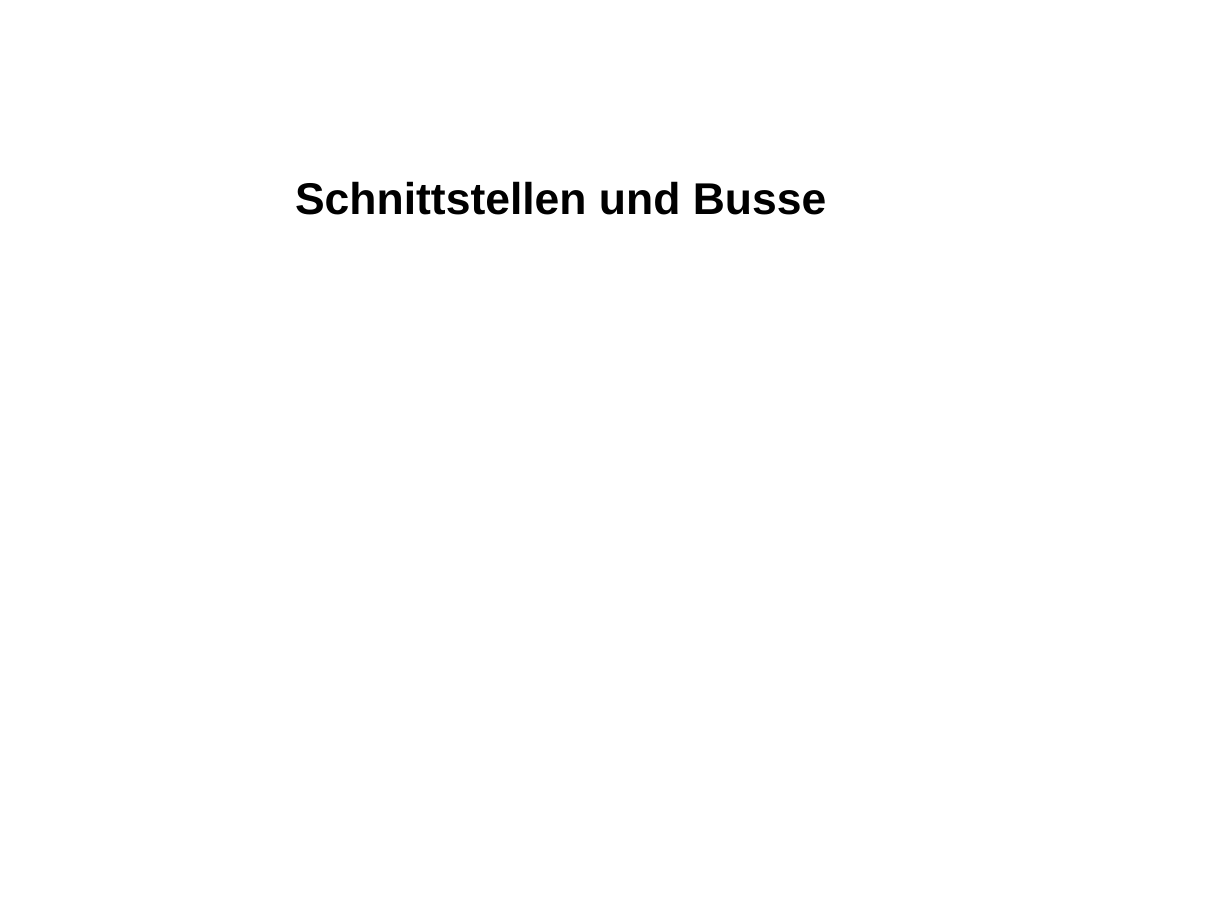
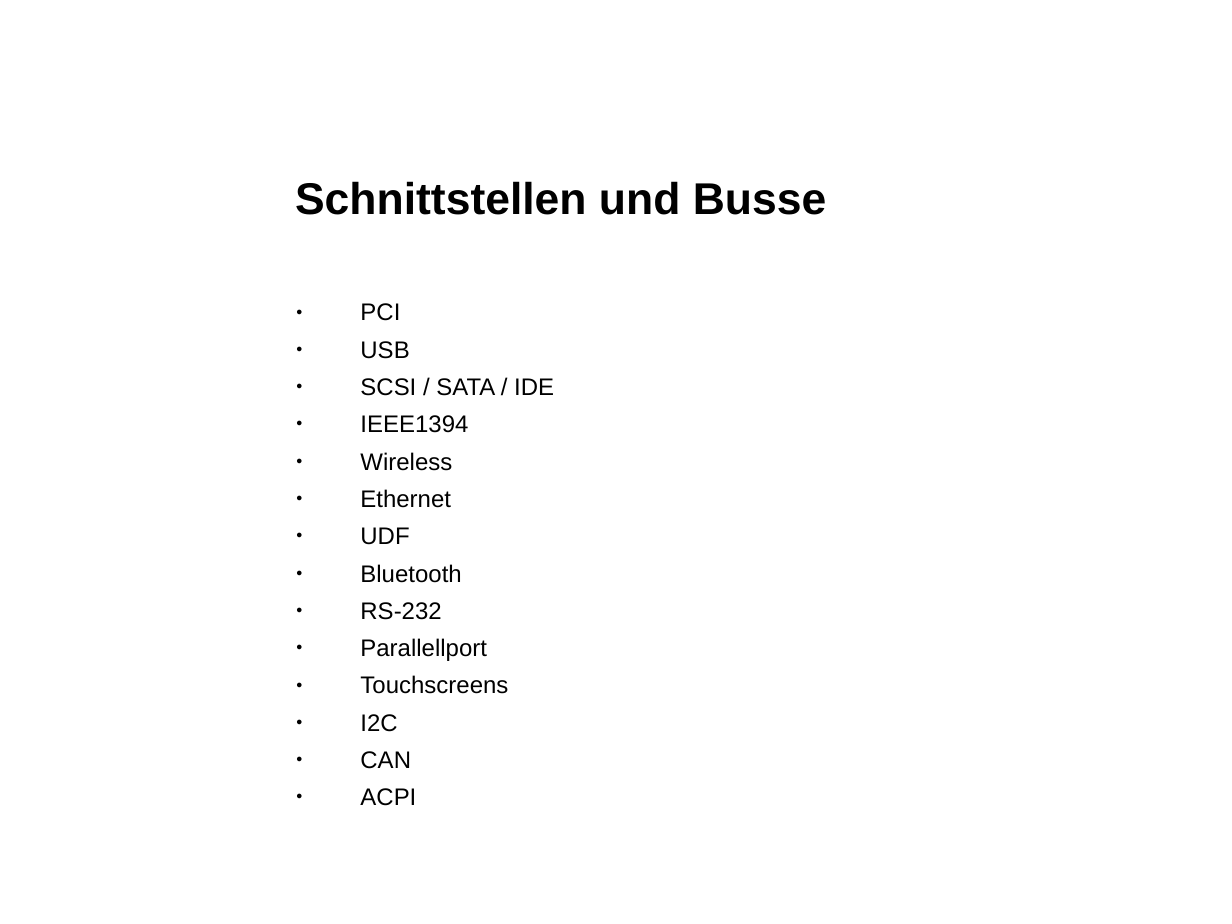
Before and after one commit to eojthejudge/softwaredesigndocs, a slide deck: slide 11 of Portieren/Marktuebersicht_Windows_Embedded.ppt. Drawn at 1232x924 pixels with LibreOffice and Linux fonts; fonts in the diff are those of the drawing; background and template pictures are left out. Boxes give left, top, right and bottom in pixels: in the first picture for what was removed or moved away, otherwise in the second. Text is boxed around its words. In the diff, an @@ line names an element or a change of style, - is before the commit and + after.

```diff
--- a/Portieren/Marktuebersicht_Windows_Embedded.ppt
+++ b/Portieren/Marktuebersicht_Windows_Embedded.ppt
@@ text added at (x1=360, y1=303, x2=554, y2=806), 14 pt, text #000000 @@
+● PCI
+● USB
+● SCSI / SATA / IDE
+● IEEE1394
+● Wireless
+● Ethernet
+● UDF
+● Bluetooth
+● RS-232
+● Parallellport
+● Touchscreens
+● I2C
+● CAN
+● ACPI
```
Also in this commit, not shown: 2 other slides changed, 1 slide added, 1 slide removed, 1 other file.
